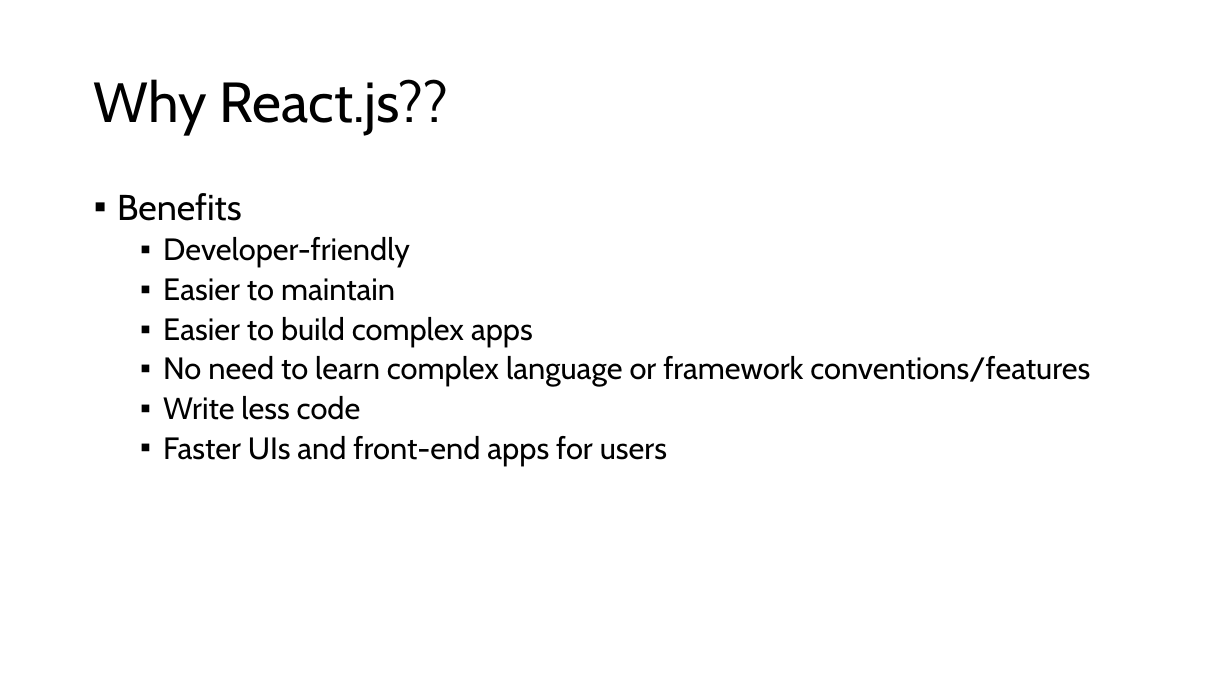
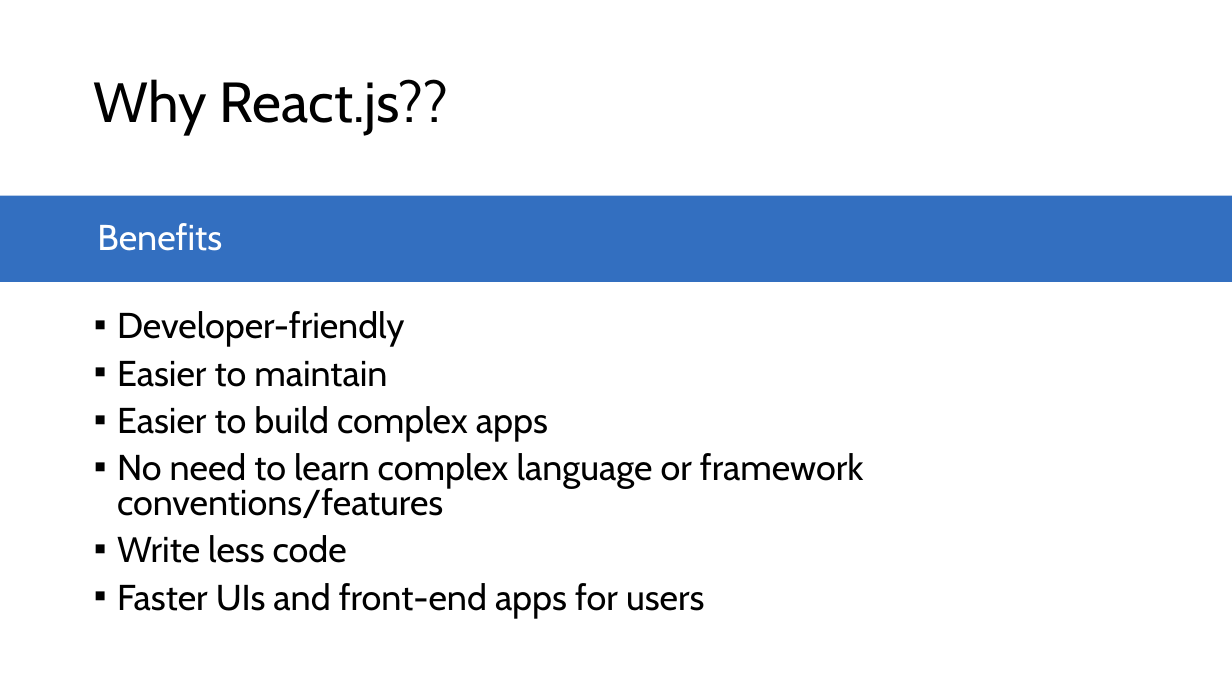
Before and after one commit to microsoft/AcademicContent, a slide deck: slide 6 of Complimentary Course Content/Module2/Lessons/Module2_Lesson6 Building a Web Application Client with React.pptx. Drawn at 1232x693 pixels with LibreOffice and Linux fonts; fonts in the diff are those of the drawing. Boxes give left, top, right and bottom in pixels: in the first picture for what was removed or moved away, otherwise in the second. Text is boxed around its words. In the diff, an @@ line names an element or a change of style, - is before the commit and + after.

```diff
--- a/Complimentary Course Content/Module2/Lessons/Module2_Lesson6 Building a Web Application Client with React.pptx
+++ b/Complimentary Course Content/Module2/Lessons/Module2_Lesson6 Building a Web Application Client with React.pptx
@@ rectangle added at bbox=[0, 196, 1232, 282], fill #336FC0 @@
@@ text at bbox=[117, 193, 242, 221]: paragraph removed @@
-▪ Benefits
@@ text added at bbox=[97, 223, 222, 251], 28 pt, text #FFFFFF @@
+Benefits
@@ text "Developer-friendly": place and size @@
-text "Developer-friendly" at bbox=[117, 193, 1090, 465]
+text "Developer-friendly" at bbox=[117, 311, 863, 618]
@@ text "Developer-friendly" at bbox=[117, 311, 863, 618]: size 24 to 28 pt; list level 2 to 1 in "Developer-friendly"; line spacing 0.9 to 0.8; list level 2 to 1 in "Easier to maintain"; list level 2 to 1 in "Easier to build complex apps"; list level 2 to 1 in "No need to learn complex ..."; list level 2 to 1 in "Write less code"; list level 2 to 1 in "Faster UIs and front-end apps ..." @@
```
Also in this commit, not shown: 2 other slides changed, 1 other file.
